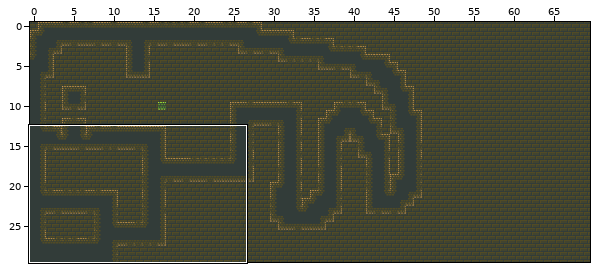
Tiled map, stored at Platformer/android/assets/level1.tmx. Above: a wide view before the commit, with the close-up outlined.
Close-up. As it was:
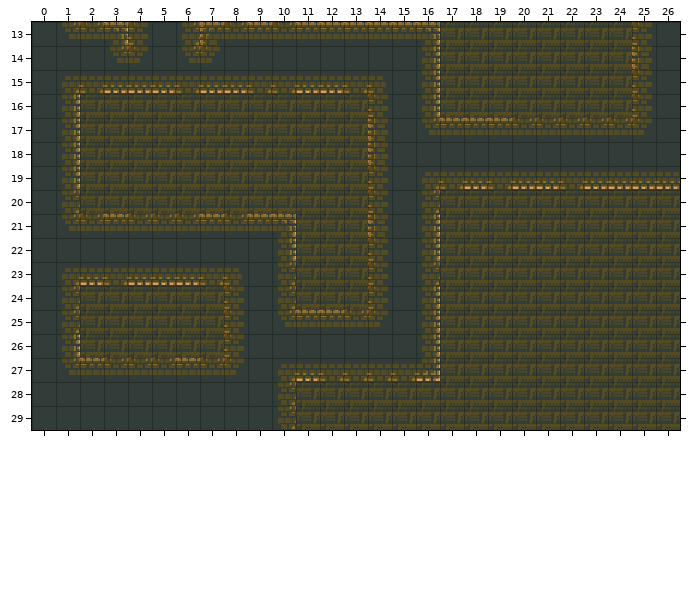
Cells are 16x16 px. Shown: x 0..26, y 13..29. The commit also changed other parts of the map, which this record leaves out.
After the commit:
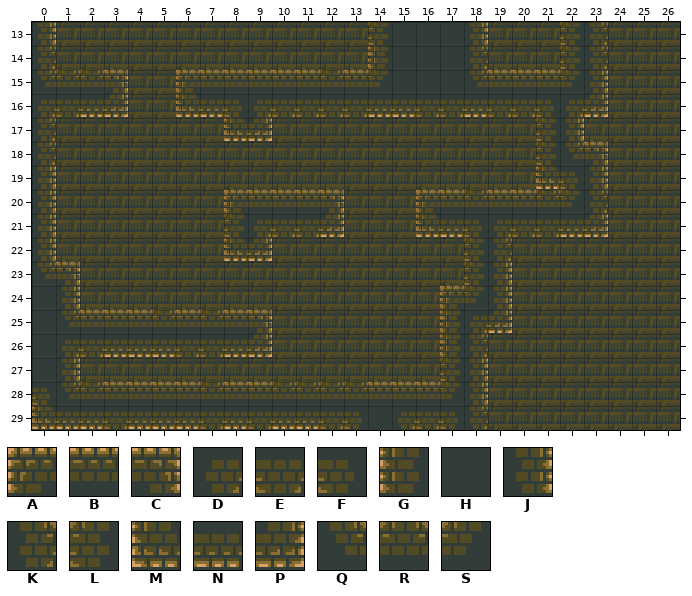
Key: from "bricks": A 0, B 1, C 2, D 8, E 9, F 10, G 11, H 12, J 13, K 19, L 21, M 22, N 23, P 24, Q 30, R 31, S 32.
_ is an empty cell.
Edits made:
Layer "Ground":
y 13: x 0..18 HQRCLHKARBRBBBBBC__ -> J_____________LHHHJ; x 22..23 __ -> LK; x 25..26 LH -> __
y 14: x 0..14 HHHQSHQSHHHHHHH -> K_____________G; x 16..18 J__ -> HHK; x 22..23 __ -> LK; x 25..26 GH -> __
y 15: x 0..14 HDENNNENNEENNEF -> QRRC__ABBBBBRBS; x 16..23 J_______ -> HHQBBBSJ; x 25..26 LH -> __
y 16: x 0..3 HJ__ -> DENP; x 6..23 ________LHJ_______ -> MNFDEEEENNEENEEFDP; x 25..26 LH -> __
y 17: x 0..1 HJ -> K_; x 8..9 __ -> MP; x 14..26 GHQBBBRRRRRSH -> _______LJ____
y 18: x 0..1 HJ -> K_; x 14..26 GHHHHHHHHHHHH -> _______LQC___
y 19: x 0..1 HJ -> J_; x 14..26 LHDENENNENNNN -> _______MFJ___
y 20: x 0..1 HK -> J_; x 8..12 _____ -> ABBBC; x 14..23 LHK_______ -> __ABRBBRSK
y 21: x 0..12 HQRBRRRBRBC__ -> J_______LDEEP; x 14..23 GHJ_______ -> __MNFDEENP
y 22: x 0..10 HHHHHHHHHHJ -> J_______MP_; x 14..16 LHJ -> ___; x 18..19 __ -> LK
y 23: x 0..10 HDNENNNEFHK -> QC_________; x 14..16 LHK -> ___; x 18..19 __ -> LJ
y 24: x 1 K -> J; x 8..10 LHK -> ___; x 14..19 LHJ___ -> ___ASJ
y 25: x 1..19 K______LHQBBRSHJ___ -> QBBBRBRBC_______GDP
y 26: x 1..18 J______LHHHHHHHJ__ -> DENNNEENP_______GK
y 27: x 1..18 QBRRRBRSHDNEEEEP__ -> J_______________LJ
y 28: x 0..18 HHHHHHHHHHK________ -> FQRBBBBRBBRRRRBBBSJ
y 29: x 0..18 HHHHHHHHHHK________ -> MNNENNNENENNEFHDEFK
